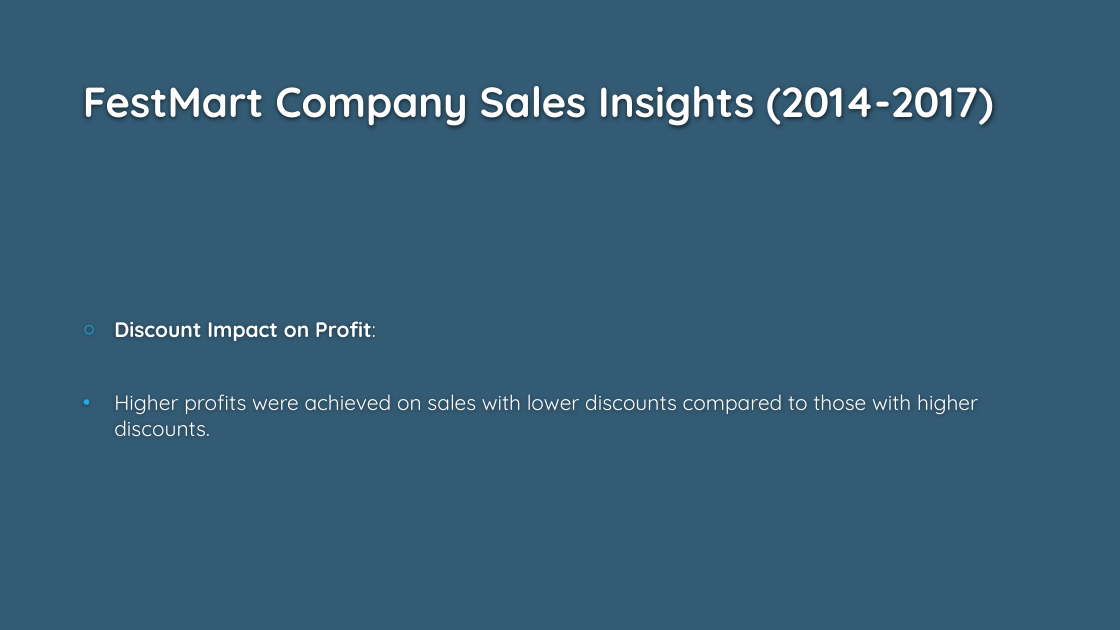
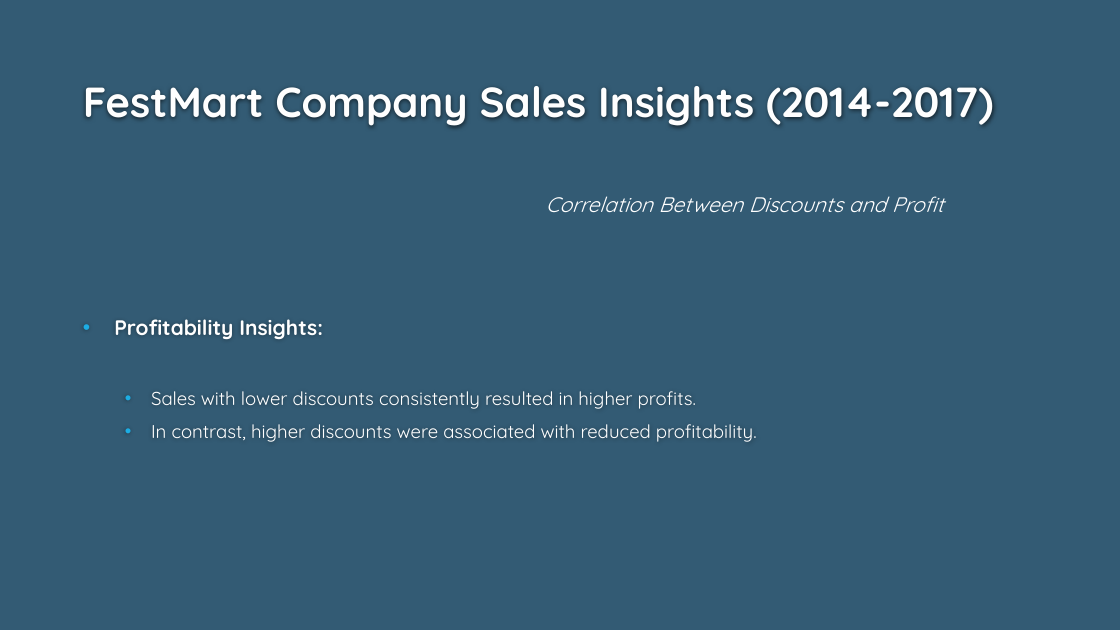
Before and after one commit to comsavvy/festmart-sales-analysis, a slide deck: slide 7 of Festmart Presentation.pptx. Drawn at 1120x630 pixels with LibreOffice and Linux fonts; fonts in the diff are those of the drawing; background and template pictures are left out. Boxes give left, top, right and bottom in pixels: in the first picture for what was removed or moved away, otherwise in the second. Text is boxed around its words. In the diff, an @@ line names an element or a change of style, - is before the commit and + after.

```diff
--- a/Festmart Presentation.pptx
+++ b/Festmart Presentation.pptx
@@ text added at <box>546,196,944,212</box>, 18 pt, text #FFFFFF, italic @@
+Correlation Between Discounts and Profit
@@ text at <box>114,319,757,442</box>: text changed; size 18 to 16 pt @@
-○ Discount Impact on Profit:
-• Higher profits were achieved on sales with lower discounts compared to those with higher discounts.
+• Profitability Insights:
+  • Sales with lower discounts consistently resulted in higher profits.
+  • In contrast, higher discounts were associated with reduced profitability.
```
Also in this commit, not shown: 5 other slides changed.
